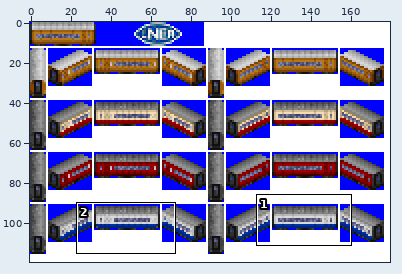
File history of a sprite sheet, gfx/Rolling Stock/LNER/LNER_Gresley_61ft6in_BCK.png. The picture above shows the old version from afar; the outline marks the close-up.
Close-up. Before the edit:
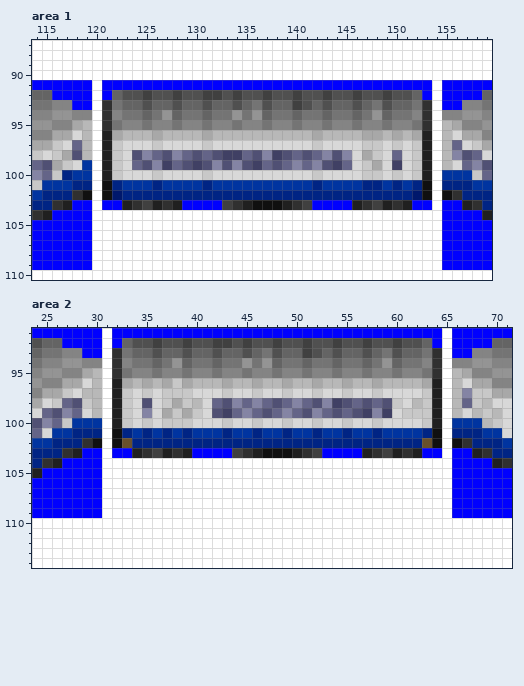
The file is 180x120 pixels. Colours within 5 levels of each other are drawn and written as one. Shown: area 1: x 114..159, y 87..110; area 2: x 24..71, y 91..114. The commit also changed other parts of the picture, which this record leaves out.
And afterwards:
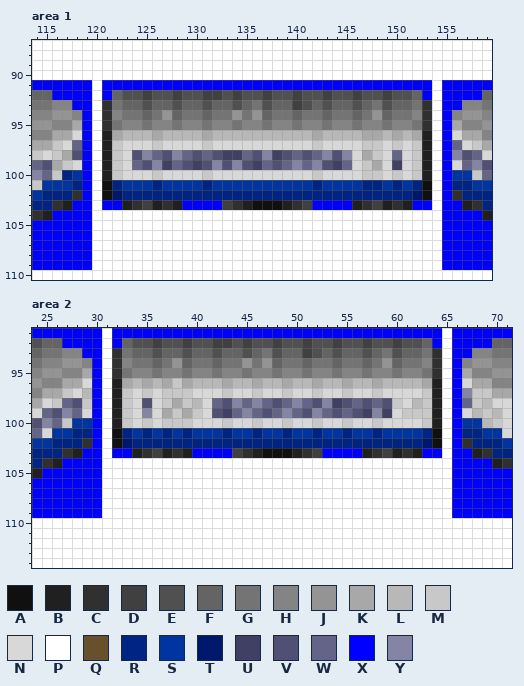
Palette (. is transparent): A #101010  B #202020  C #303030  D #404040  E #505050  F #646464  G #747474  H #848484  J #949494  K #a8a8a8  L #b8b8b8  M #c8c8c8  N #d8d8d8  P #ffffff  Q #68502c  R #002484  S #0034a0  T #00186c  U #404064  V #505074  W #646488  X #0000ff  Y #8484a4
From old to new:
Area 1:
y 94: x 119 H -> X; x 155 H -> X
y 95..98: x 119 L -> X; x 155 L -> X
y 99: x 119 S -> X; x 155 L -> X
y 100: x 119 S -> X; x 155 S -> X
y 101: x 119 R -> X; x 155 R -> X
y 102: x 119 A -> X; x 155 A -> X
Area 2:
y 94: x 30 H -> X; x 66 H -> X
y 95..99: x 30 L -> X; x 66 L -> X
y 100: x 30 S -> X; x 66 S -> X
y 101: x 30 R -> X; x 66 R -> X
y 102: x 30 A -> X; x 33 Q -> T; x 63 Q -> T; x 66 A -> X
